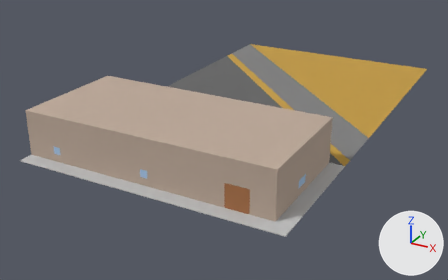
A saved change to the Blender file assets/buildings/bus_station.blend.
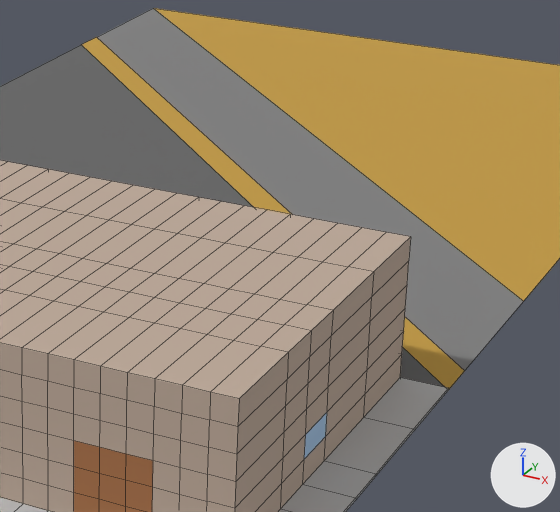
There are two pictures of each version: one whole from a 50 mm camera at (24.0, -49.1, 33.5) aimed at (-17.5, 26.4, -4.2), one close up on the part from 45% to 85% of the width and 15% to 74% of the height. Every picture has the same lights, and +X, +Y and +Z are marked at lower right. The older version's two pictures come first. The close-ups show mesh edges as thin lines.
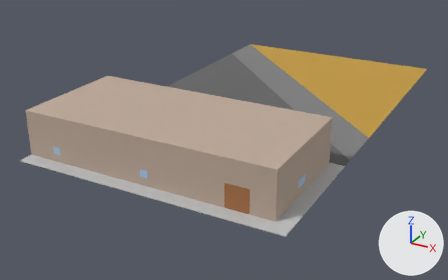
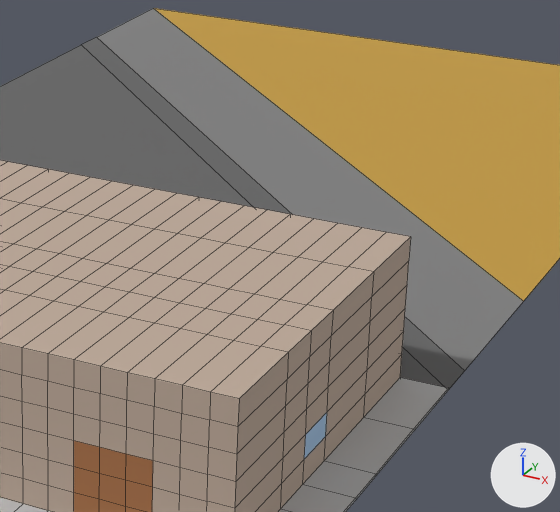
Changed parts and their boxes [x1, y1, x2, y2] in the close-ups (560 x 512 px):
part 1 of me_plane, recoloured
    both: [82, 37, 464, 389]

What the commit changed:
me_plane has 809 vertices, 764 faces, 2 loose edges and spans x -32.0..4.0, y 0.0..64.0, z 0.0..6.1.
me_plane is used by ob_plane; location (0.0, 0.0, 0.0).
me_plane part 1: the 1 face centred in x -14.0, y 37.0, z 0.0 switches from mat_waste (orange #c29a41) to mat_parking (dark grey #666666).
